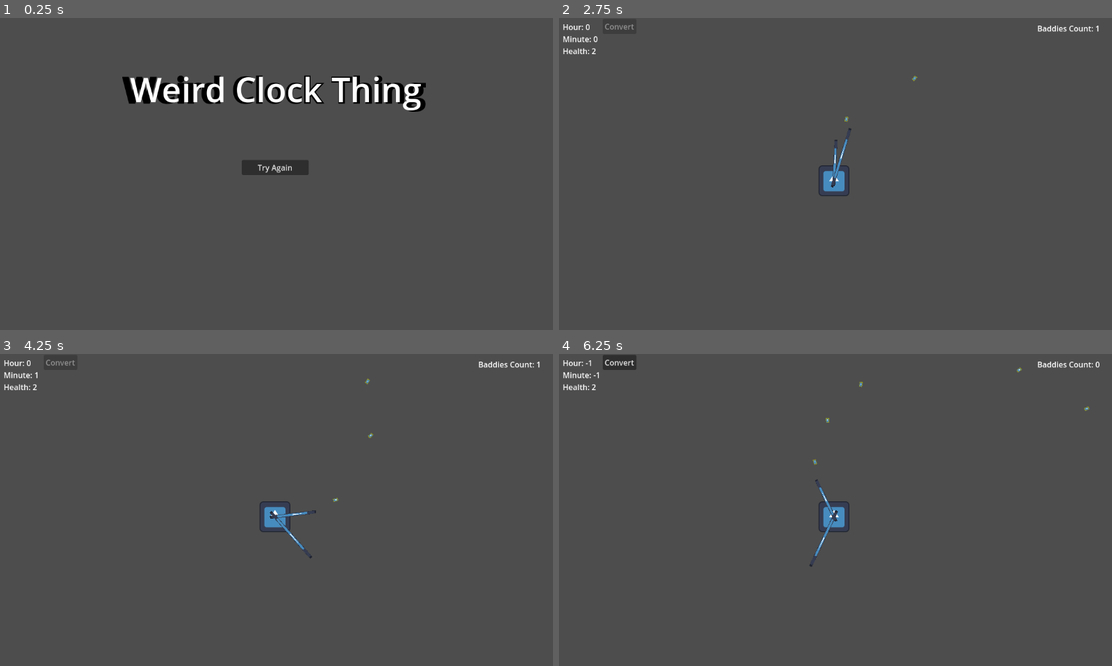
Above: before the commit, frames 1-4 (two rows, left to right).
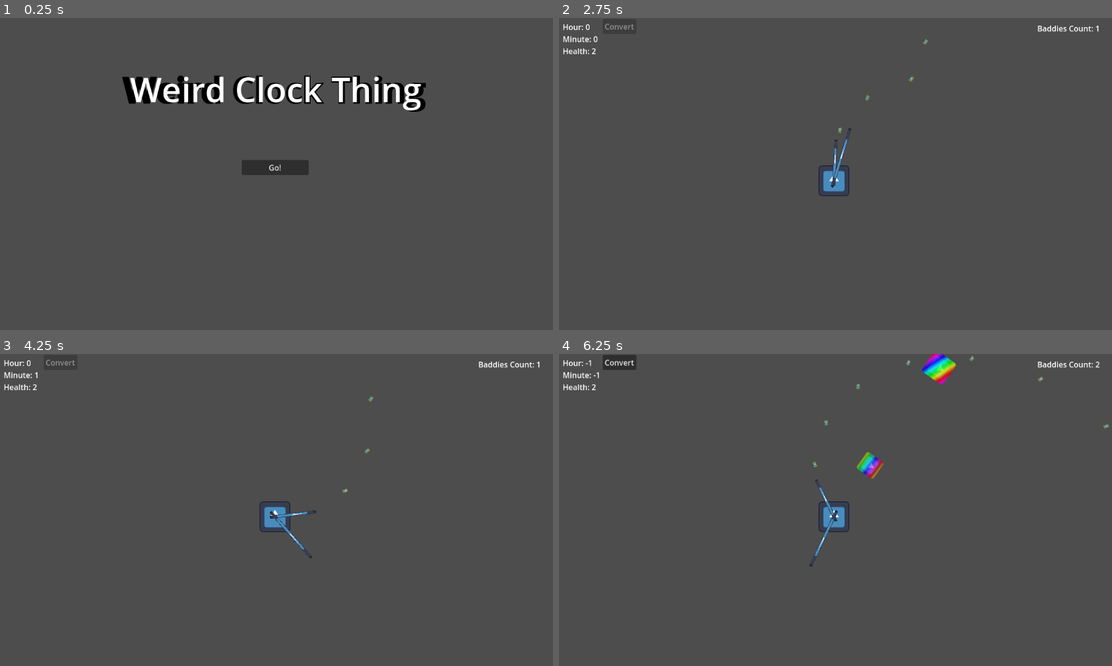
Above: after the commit, the same moments.

Repository: subpar-software/terrible-game-2
Game: Godot game, scene res://game.tscn
Two runs of this game, one before a commit and one after it. Both use one fixed random seed, a clock stepped at 60 frames per second and the inputs below. The engine's default icon, where the game draws it, is replaced by a stand-in: a white triangle on a blue panel in a dark square.
Inputs:
- Up to frame 1 (0.25 s): no input
- Up to frame 2 (2.75 s): click "Try Again" (after the commit: "Go!") at 0.5 s; tap Enter (ui_accept) at 1.25, 2.1, 2.27, 2.57 s; hold Right (ui_right) 1.28-2.03 s; hold Enter (ui_accept) 1.28-2.03 s; hold Left (ui_left) from 2.03 s (still down)
- Up to frame 3 (4.25 s): release Left (ui_left) at 2.78 s; hold Enter (ui_accept) 2.78-3.53 s; hold Right (ui_right) from 2.78 s (still down); tap Enter (ui_accept) at 3.6, 3.77, 4.07 s
- Up to frame 4 (6.25 s): release Right (ui_right) at 4.28 s; hold Enter (ui_accept) 4.28-5.03 s; hold Left (ui_left) from 4.28 s (still down); tap Enter (ui_accept) at 5.1, 5.27, 5.57 s; hold Enter (ui_accept) from 5.78 s (still down)

The runs differ from the first frame. In frame 1, less than 0.1% of the frame differs, in the area x 46-53%, y 46-50%; in frame 2, less than 0.1%; in frame 3, less than 0.1%; in frame 4, 0.7%, in the area x 45-100%, y 0-41%.

Commit message:
Add collision layers, tweak colliders

Diff:
--- a/baddie.tscn
+++ b/baddie.tscn
@@ -12,9 +12,11 @@
 shader_parameter/angle = 0.0
 
 [sub_resource type="RectangleShape2D" id="RectangleShape2D_x35h3"]
-size = Vector2(95.5, 96.5)
+size = Vector2(110, 110)
 
 [node name="Baddie" type="RigidBody2D" groups=["baddies"]]
+collision_layer = 2
+collision_mask = 7
 script = ExtResource("1_odoqp")
 
 [node name="Sprite2D" type="Sprite2D" parent="."]
@@ -22,6 +24,7 @@
 texture = ExtResource("3_jdb23")
 
 [node name="CollisionShape2D" type="CollisionShape2D" parent="."]
+position = Vector2(-1, 0)
 shape = SubResource("RectangleShape2D_x35h3")
 
 [node name="DestroyTimer" type="Timer" parent="."]
--- a/constants.gd
+++ b/constants.gd
@@ -1,6 +1,7 @@
 class_name Constants
 
 enum GameState {
+	NONE,
 	START,
 	PLAY,
 	OVER,
--- a/defender.gd
+++ b/defender.gd
@@ -14,7 +14,7 @@
 @onready var health_label = $"../PlayUI/HealthLabel"
 
 var max_health = 2
-var curr_health = 0
+var curr_health = max_health
 
 var hour_can_fire = true
 var minute_can_fire = true
@@ -69,14 +69,14 @@
 			pew.global_position = $MinuteHand/WhereThePewHappens.global_position
 			pew.rotation = $MinuteHand.rotation
 
-		if (hour_can_fire):
-			hour_can_fire = false
-			hour_fire_timer.start()
-			var bg_pew = pew_pew.instantiate()
-			bg_pew.init(Constants.PewPewType.LARGE)
-			add_child(bg_pew)
-			bg_pew.global_position = $HourHand/WhereThePewHappens.global_position
-			bg_pew.rotation = $HourHand.rotation
+	if (hour_can_fire):
+		hour_can_fire = false
+		hour_fire_timer.start()
+		var bg_pew = pew_pew.instantiate()
+		bg_pew.init(Constants.PewPewType.LARGE)
+		add_child(bg_pew)
+		bg_pew.global_position = $HourHand/WhereThePewHappens.global_position
+		bg_pew.rotation = $HourHand.rotation
 
 
 func reset():
--- a/defender.tscn
+++ b/defender.tscn
@@ -3,8 +3,9 @@
 [ext_resource type="Texture2D" uid="uid://dg8ay68aeyr2e" path="res://icon.svg" id="1_w4iu3"]
 [ext_resource type="Script" path="res://defender.gd" id="2_n7gmt"]
 
-[sub_resource type="RectangleShape2D" id="RectangleShape2D_fsofi"]
-size = Vector2(20, 248)
+[sub_resource type="CapsuleShape2D" id="CapsuleShape2D_tk8wn"]
+radius = 6.0
+height = 232.0
 
 [sub_resource type="CircleShape2D" id="CircleShape2D_uh21f"]
 radius = 56.0
@@ -28,10 +29,11 @@
 one_shot = true
 
 [node name="MinuteHand" type="StaticBody2D" parent="."]
+collision_mask = 2
 
 [node name="CollisionShape2D" type="CollisionShape2D" parent="MinuteHand"]
 position = Vector2(0, -114)
-shape = SubResource("RectangleShape2D_fsofi")
+shape = SubResource("CapsuleShape2D_tk8wn")
 
 [node name="Sprite2D" type="Sprite2D" parent="MinuteHand"]
 scale = Vector2(0.1, 2)
@@ -55,6 +57,7 @@
 offset = Vector2(0, -50)
 
 [node name="Area2D" type="Area2D" parent="."]
+collision_mask = 2
 
 [node name="CollisionShape2D" type="CollisionShape2D" parent="Area2D"]
 shape = SubResource("CircleShape2D_uh21f")
--- a/pew_pew.tscn
+++ b/pew_pew.tscn
@@ -20,6 +20,8 @@
 
 [node name="SmallPewPew" type="Area2D"]
 material = SubResource("ShaderMaterial_icqgq")
+collision_layer = 4
+collision_mask = 2
 script = ExtResource("2_a5fk2")
 
 [node name="Sprite2D" type="Sprite2D" parent="."]
@@ -32,6 +34,5 @@
 [node name="Timer" type="Timer" parent="."]
 wait_time = 5.0
 
-[connection signal="area_entered" from="." to="." method="_on_area_entered"]
 [connection signal="body_entered" from="." to="." method="_on_body_entered"]
 [connection signal="timeout" from="Timer" to="." method="_on_timer_timeout"]
--- a/project.godot
+++ b/project.godot
@@ -19,6 +19,12 @@
 
 Globals="*res://globals.gd"
 
+[layer_names]
+
+2d_physics/layer_1="defender"
+2d_physics/layer_2="baddie"
+2d_physics/layer_3="pewpew"
+
 [physics]
 
 2d/default_gravity=0.0
